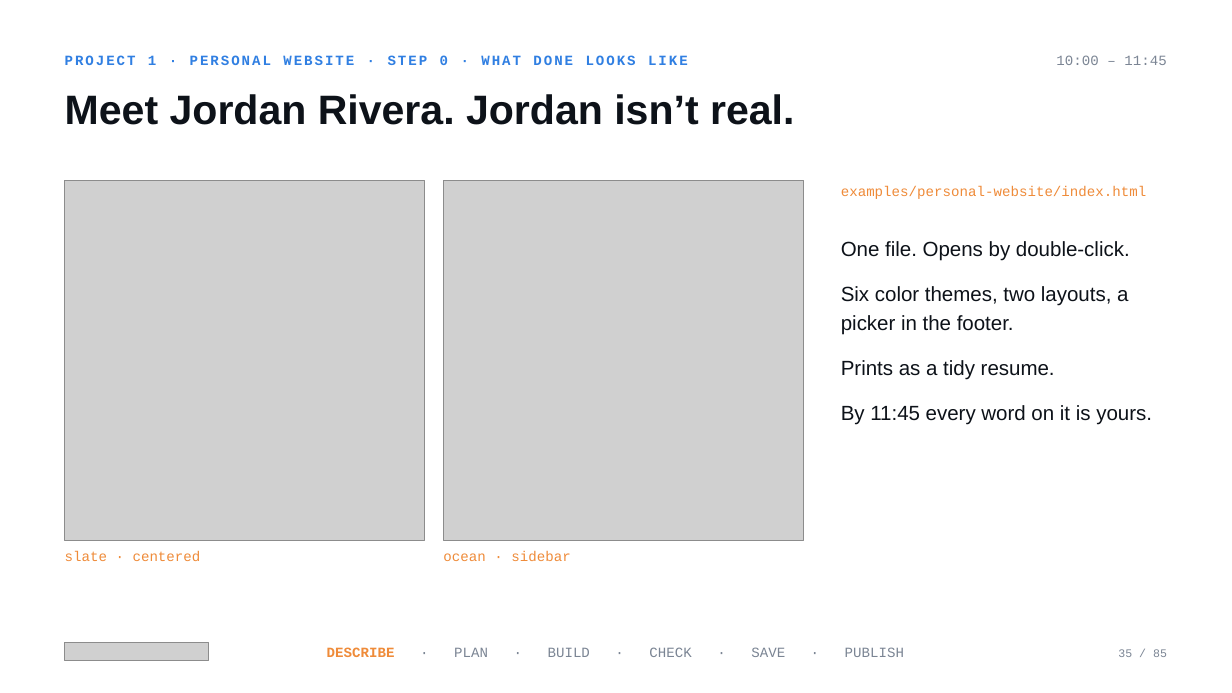
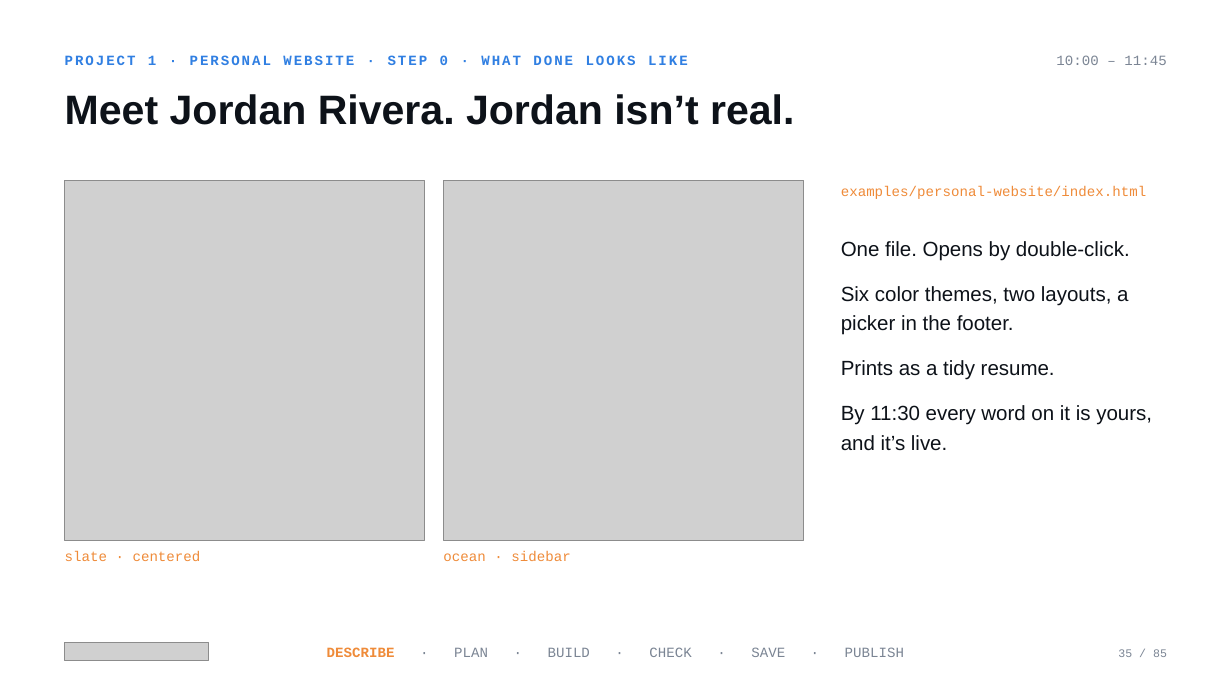
Before and after one commit to mrhinkle/Vibe-Coding-for-Non-Technical-Professionals, a slide deck: slide 35 of presentations/ato-2026-workshop/ato-2026-workshop.pptx. Drawn at 1232x693 pixels with LibreOffice and Linux fonts; fonts in the diff are those of the drawing; grey boxes stand for pictures. Boxes give left, top, right and bottom in pixels: in the first picture for what was removed or moved away, otherwise in the second. Text is boxed around its words. In the diff, an @@ line names an element or a change of style, - is before the commit and + after.

```diff
--- a/presentations/ato-2026-workshop/ato-2026-workshop.pptx
+++ b/presentations/ato-2026-workshop/ato-2026-workshop.pptx
@@ text at bbox=[841, 405, 1152, 451]: text changed @@
-By 11:45 every word on it is yours.
+By 11:30 every word on it is yours, and it’s live.
```
Also in this commit, not shown: 7 other slides changed, 19 other files.
